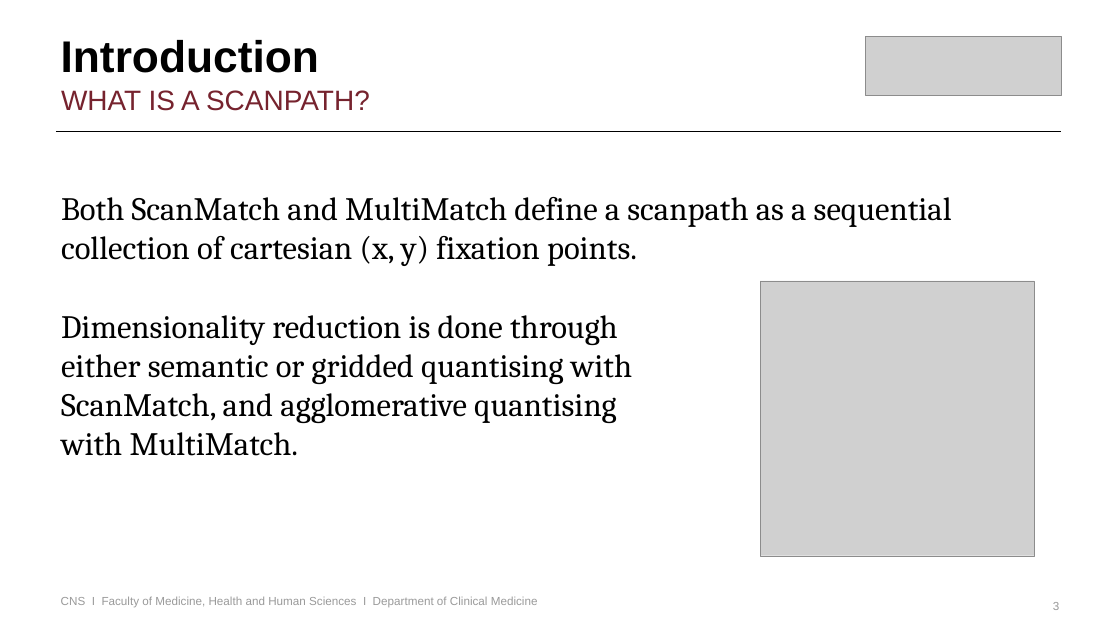
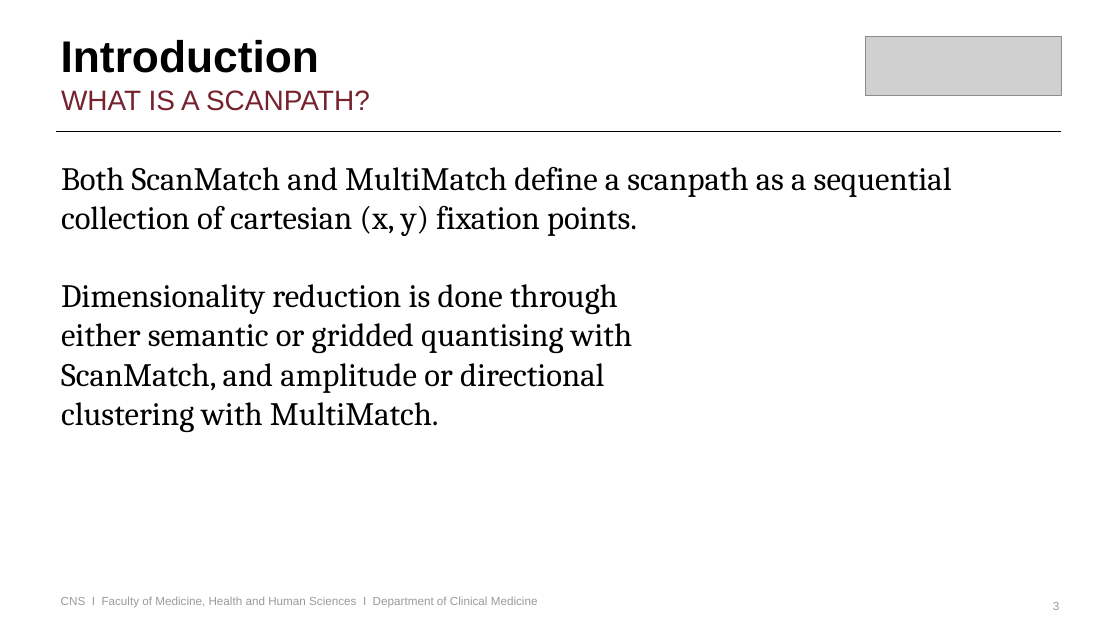
Before and after one commit to robnewport/macquarie, a slide deck: slide 3 of RobNewport_ScanMatch_MultiMatch.pptx. Drawn at 1120x630 pixels with LibreOffice and Linux fonts; fonts in the diff are those of the drawing; grey boxes stand for pictures; background and template pictures are left out. Boxes give left, top, right and bottom in pixels: in the first picture for what was removed or moved away, otherwise in the second. Text is boxed around its words. In the diff, an @@ line names an element or a change of style, - is before the commit and + after.

```diff
--- a/RobNewport_ScanMatch_MultiMatch.pptx
+++ b/RobNewport_ScanMatch_MultiMatch.pptx
@@ text "Both ScanMatch and MultiMatch define ...": place and size @@
-text "Both ScanMatch and MultiMatch define ..." at [61,197,952,456]
+text "Both ScanMatch and MultiMatch define ..." at [61,167,952,432]
@@ picture removed at [760,281,1034,556] @@
@@ text at [61,363,604,432]: text changed @@
-ScanMatch, and agglomerative quantising
-with MultiMatch.
+ScanMatch, and amplitude or directional
+clustering with MultiMatch.
```
Also in this commit, not shown: 4 other slides changed, 2 slides added, 1 other file.
